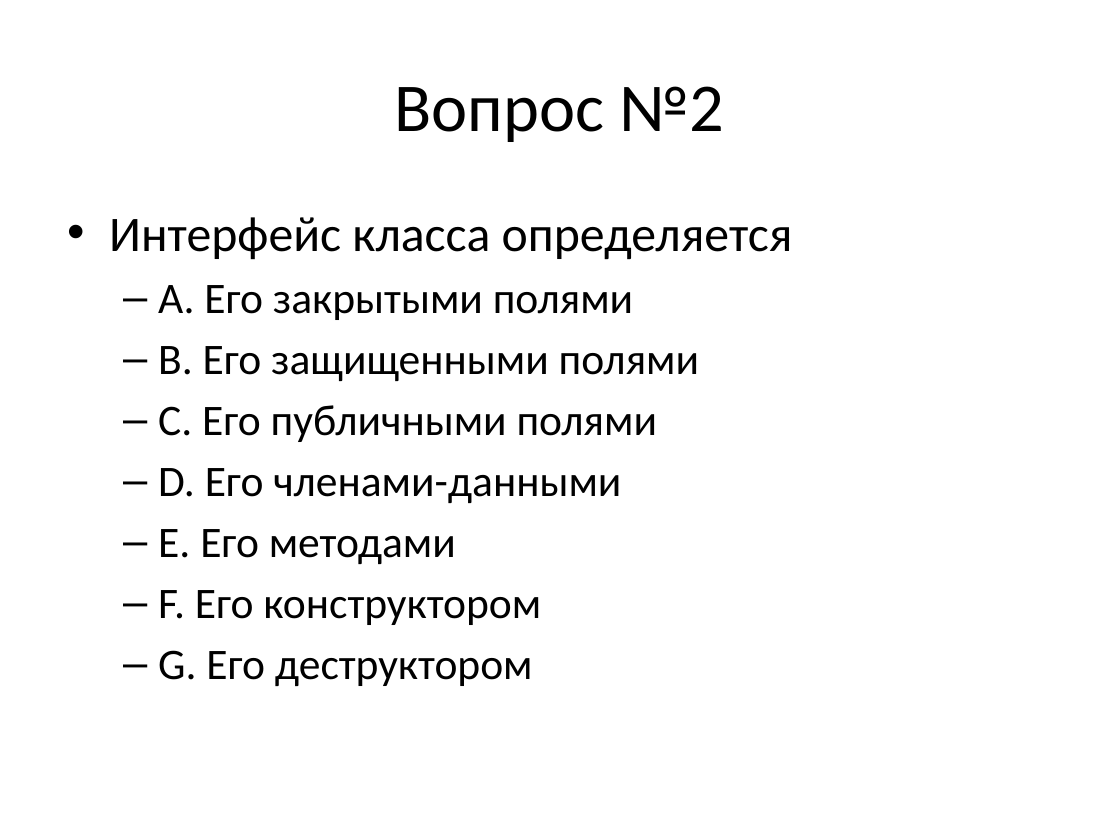
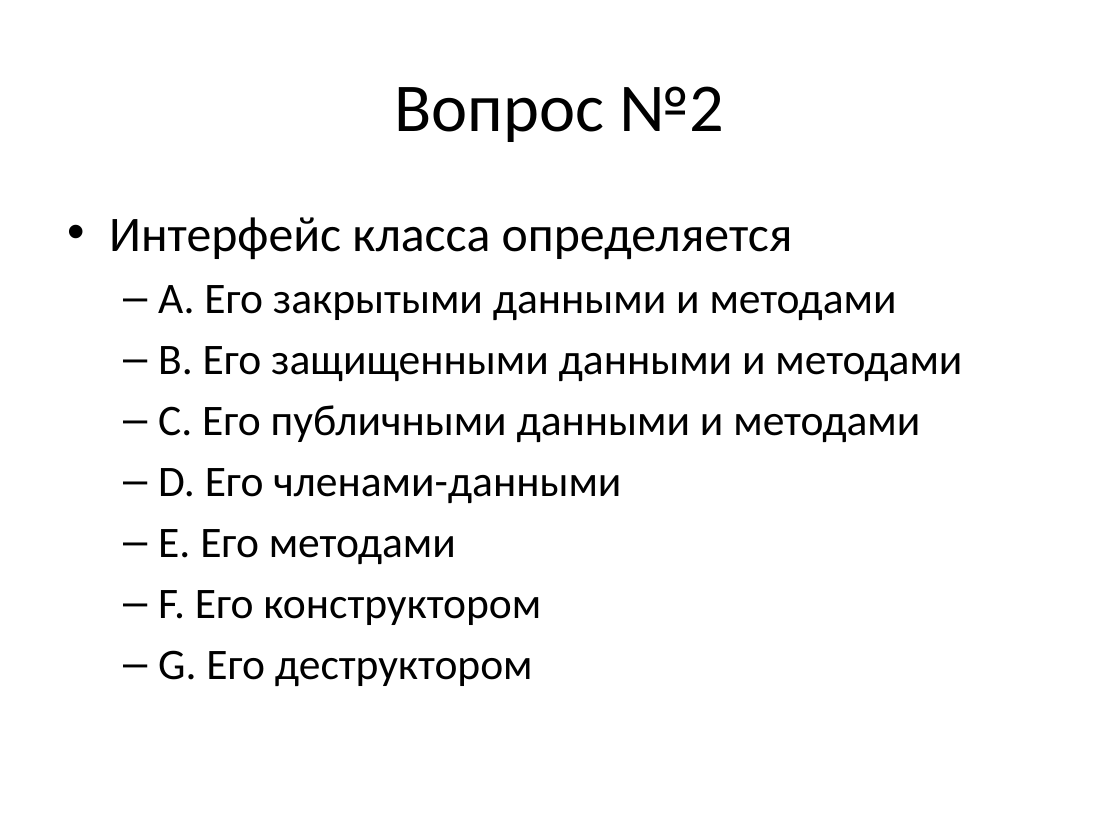
Before and after one commit to alexey-malov/oop, a slide deck: slide 2 of lectures/02/Тест.pptx. Drawn at 1120x840 pixels with LibreOffice and Linux fonts; fonts in the diff are those of the drawing. Boxes give left, top, right and bottom in pixels: in the first picture for what was removed or moved away, otherwise in the second. Text is boxed around its words. In the diff, an @@ line names an element or a change of style, - is before the commit and + after.

```diff
--- a/lectures/02/Тест.pptx
+++ b/lectures/02/Тест.pptx
@@ text at (x1=158, y1=285, x2=962, y2=442): text changed @@
-  – A. Его закрытыми полями
-  – B. Его защищенными полями
-  – C. Его публичными полями
+  – A. Его закрытыми данными и методами
+  – B. Его защищенными данными и методами
+  – C. Его публичными данными и методами
```
Also in this commit, not shown: 3 other files.
